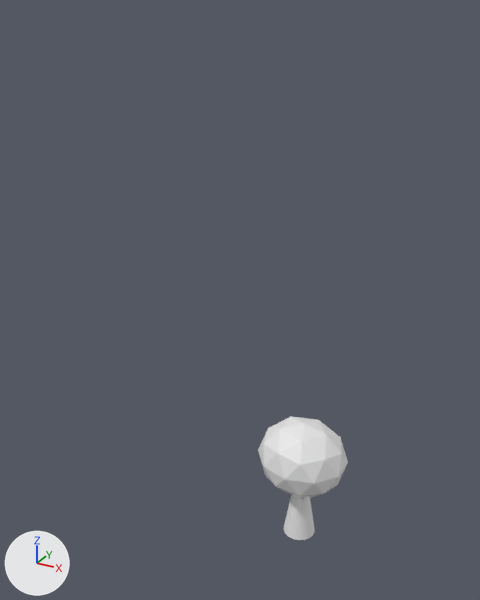
An edit to the Blender file tree.blend, drawn before and after from the same camera.
Before and after are seen from a 50 mm camera at (12.7, -31.1, 30.7) aimed at (-4.2, -0.2, 15.3). The lights are fixed; the arrows at lower left show +X, +Y and +Z. The first picture is the older version.
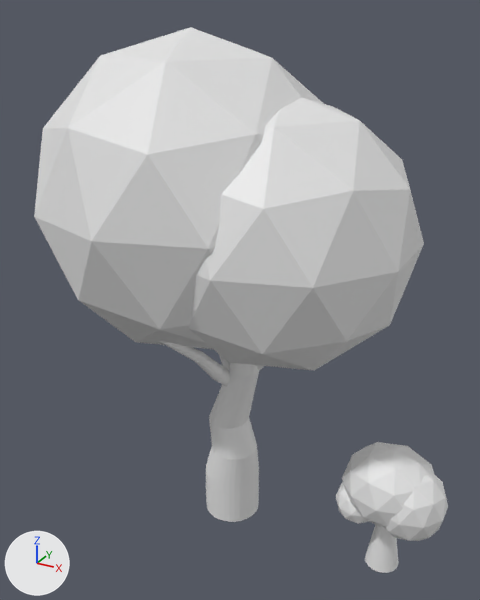
Boxes [x1, y1, x2, y2] around the edits, measured in the pictures (480 x 600 px):
'Icosphere.001', added: after [34, 27, 324, 349]
'Icosphere', moved, rescaled: before [258, 416, 348, 497]; after [188, 98, 424, 370]
'tree', added: after [336, 442, 448, 573]
'Cylinder.001', added: after [206, 363, 259, 522]
'Cone', deleted: before [284, 494, 315, 540]
'Cylinder.003', added: after [159, 341, 229, 386]
'Cylinder.002', added (mostly hidden): after [219, 355, 229, 369]
'Cylinder', added (mostly hidden): after [256, 365, 264, 371]

The edits, one by one:
Mesh me_cylinder_006 is new.
It has 160 vertices, 130 faces and spans x -1.0..2.91, y -1.73..1.0, z -11.19..1.0.
Mesh me_cylinder_005 is new.
It has 128 vertices, 98 faces and spans x -2.39..1.31, y -2.05..1.0, z -1.0..12.41.
Mesh me_cylinder_004 is new.
It has 160 vertices, 130 faces and spans x -1.0..2.76, y -1.0..2.84, z -1.0..4.0.
Mesh me_cylinder_003 is new.
It has 192 vertices, 162 faces and spans x -1.0..1.12, y -1.0..1.0, z -1.0..9.11.
Mesh me_icosphere_002 is new.
It has 450 vertices, 474 faces and spans x -2.0..0.95, y -1.07..1.32, z -2.26..1.28.
Object 'Cone' (ob_cone) is deleted.
Object 'Icosphere' (ob_icosphere) moves from (0.0, 0.0, 5.72) to (-1.76, 0.0, 19.53).
Object 'Icosphere' (ob_icosphere) is rescaled from (2.78, 2.49, 2.4) to (7.42, 7.42, 7.42).
Object 'Icosphere.001' (ob_icosphere_001) is new; it shows a copy of the mesh of ob_icosphere.
Its location is (-7.21, 0.0, 20.92).
Its scale is (8.88, 8.88, 8.88).
Object 'Cylinder.003' (ob_cylinder_003) is new; it shows me_cylinder_006.
Its location is (-4.74, -0.77, 10.24).
Its rotation in degrees is (-134, -22, -18).
Its scale is (0.448, 0.486, 0.882).
Object 'Cylinder.002' (ob_cylinder_002) is new; it shows me_cylinder_005.
Its location is (-5.03, 0.34, 10.37).
Its rotation in degrees is (0, -40, -35).
Its scale is (0.598, 0.581, 0.633).
Object 'Cylinder' (ob_cylinder) is new; it shows me_cylinder_004.
Its location is (-3.22, 0.0, 11.13).
Its rotation in degrees is (0, 40, 0).
Its scale is (0.341, -0.367, 1.66).
Object 'Cylinder.001' (ob_cylinder_001) is new; it shows me_cylinder_003.
Its location is (-4.91, 0.0, 1.55).
Its scale is (1.76, 1.76, 1.48).
Object 'tree' (ob_tree) is new; it shows me_icosphere_002.
Its location is (6.74, -0.26, 5.2).
Its scale is (2.1, 2.08, 2.28).
